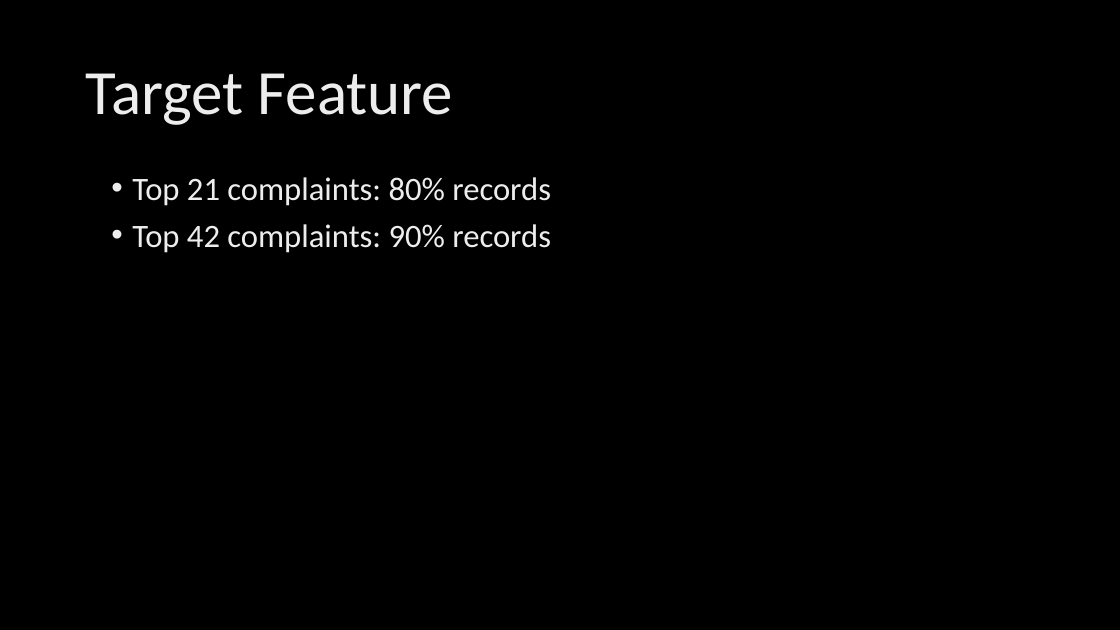
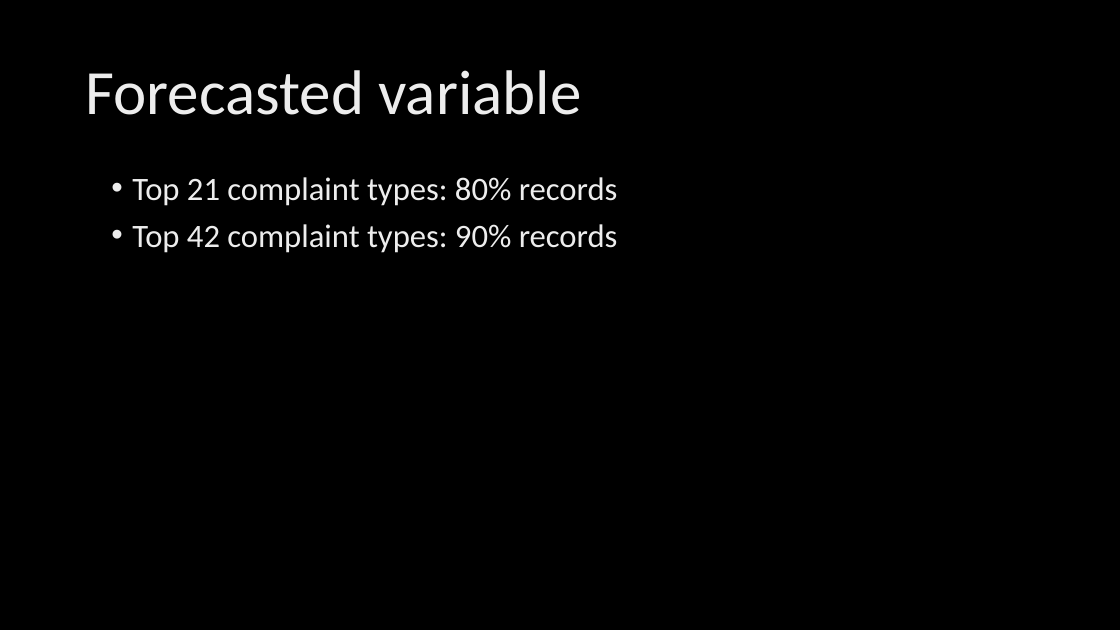
Before and after one commit to karandesaiii/Enhancing-the-311-service-of-New-York, a slide deck: slide 3 of NYC 311 project.pptx. Drawn at 1120x630 pixels with LibreOffice and Linux fonts; fonts in the diff are those of the drawing; background and template pictures are left out. Boxes give left, top, right and bottom in pixels: in the first picture for what was removed or moved away, otherwise in the second. Text is boxed around its words. In the diff, an @@ line names an element or a change of style, - is before the commit and + after.

```diff
--- a/NYC 311 project.pptx
+++ b/NYC 311 project.pptx
@@ title at bbox=[85, 70, 581, 115]: text changed @@
-Target Feature
+Forecasted variable
@@ text at bbox=[132, 177, 618, 253]: text changed @@
-• Top 21 complaints: 80% records
-• Top 42 complaints: 90% records
+• Top 21 complaint types: 80% records
+• Top 42 complaint types: 90% records
```
Also in this commit, not shown: 2 other slides changed, 1 other file.
